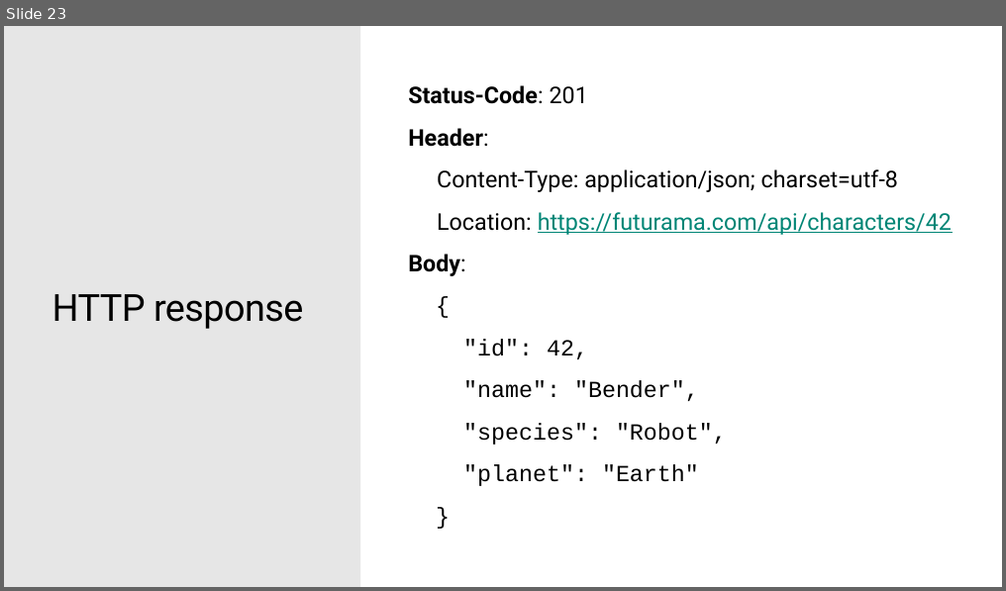
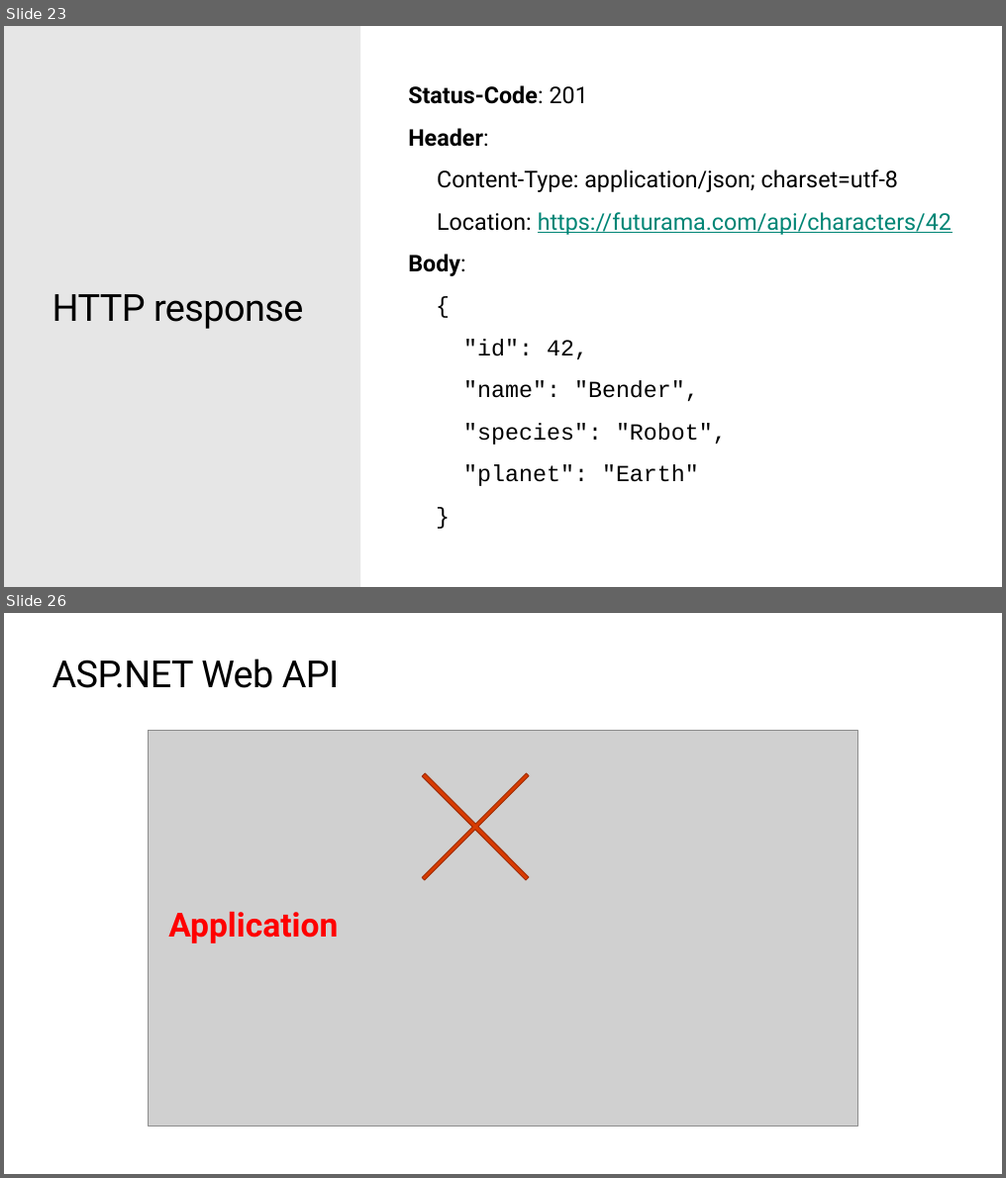
Before and after one commit to ondfisk/BDSA2019, a slide deck: Slides/Lecture09 - JSON and the REST - ASP.NET Core.pptx. Shown one above the other, each under a label of ours: slide 23 before the commit, slides 23 and 26 after it; the slides between them are not shown. The pictures are 1006x591 and 1006x1178 pixels, drawn with LibreOffice and Linux fonts; fonts in the diff are those of the drawing; grey boxes stand for pictures; background and template pictures are left out. Boxes give left, top, right and bottom in pixels: in the first picture for what was removed or moved away, otherwise in the second. Text is boxed around its words. In the diff, an @@ line names an element or a change of style, - is before the commit and + after.

```diff
--- a/Slides/Lecture09 - JSON and the REST - ASP.NET Core.pptx
+++ b/Slides/Lecture09 - JSON and the REST - ASP.NET Core.pptx
@@ slide 26 added at [4,613,1002,1174], background #FFFFFF @@
@@ title added at [53,659,340,688], 36 pt, text #000000 @@
+ASP.NET Web API
@@ picture added at [148,731,857,1127] @@
@@ plus added at [371,723,579,931], fill #D83B01, outline #A02C01 0.85 pt @@
@@ text added at [168,911,338,944], 32 pt, text #FF0000, bold @@
+Application
```
Also in this commit, not shown: 1 slide changed, 12 other slides added, 13 other files.
